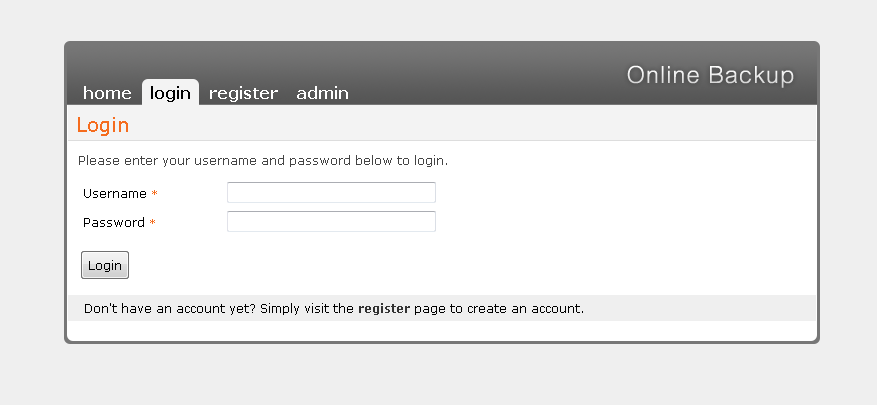
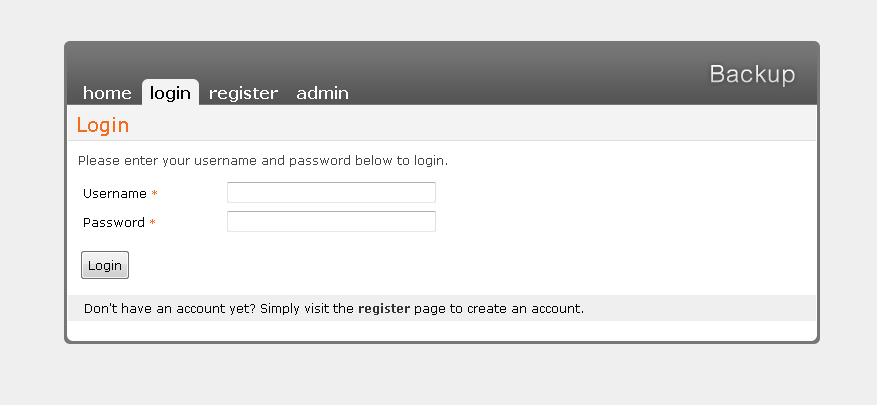
Comparing the layer stacks of the two 877px x 405px images. Changes:
renamed "Online Backup" to "Backup", painted on it over [627, 65, 795, 88]
